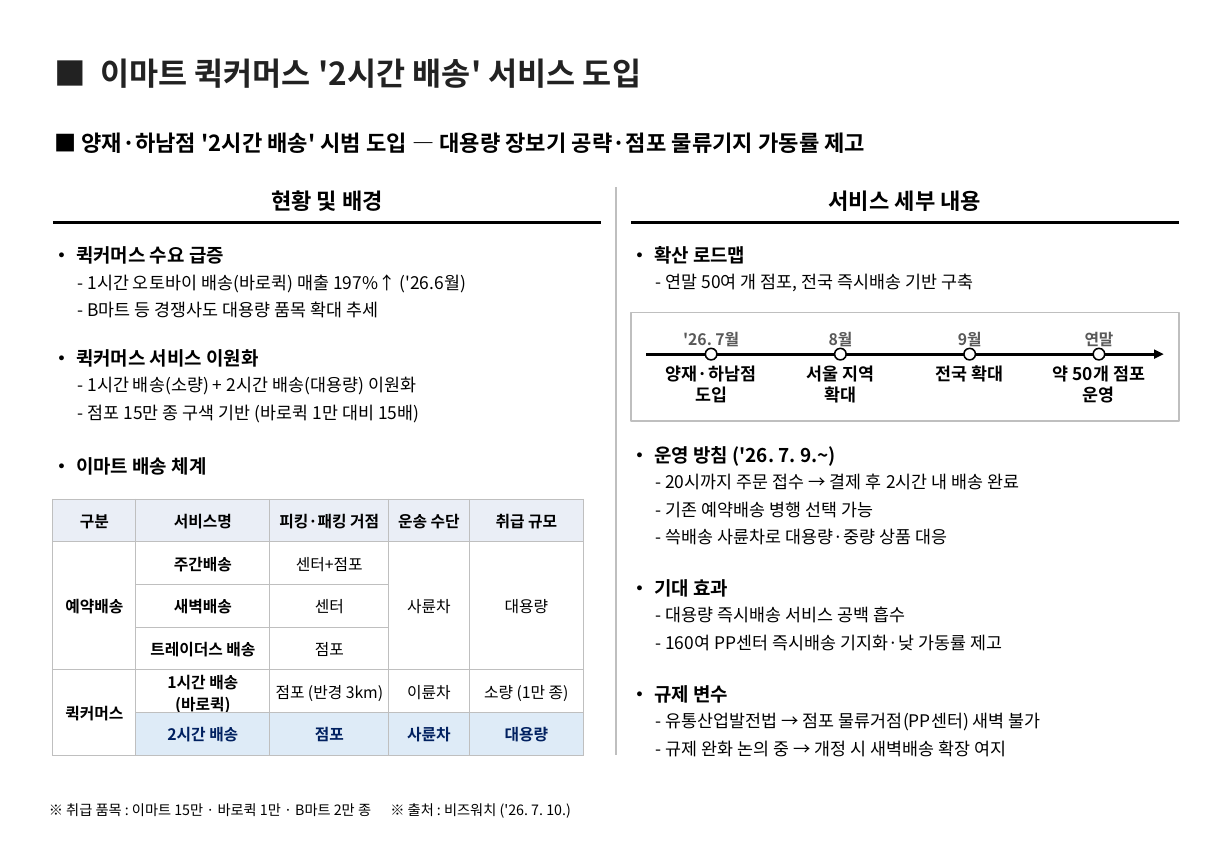
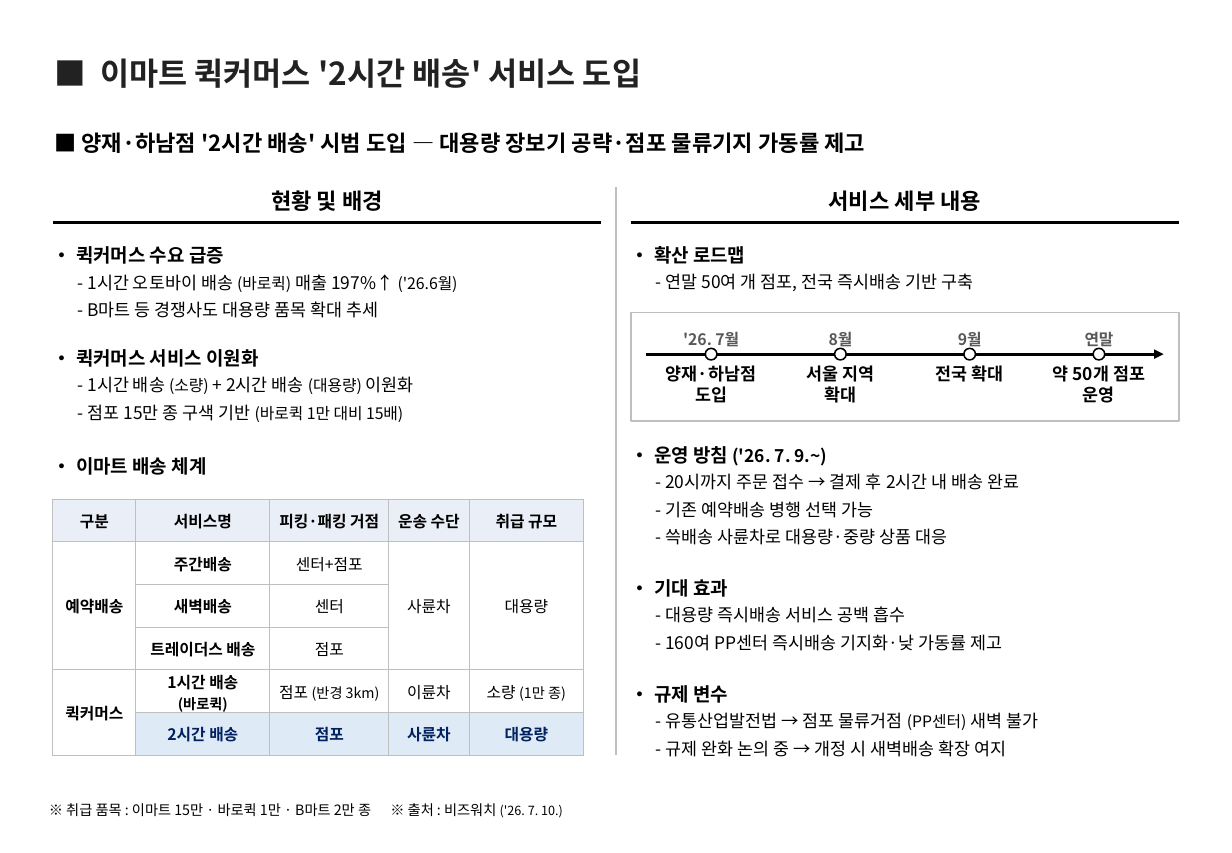
Before and after one commit to avoseed/web1, a slide deck: slide 1 of reports/ssg-quickcommerce-onepager.pptx. Drawn at 1232x853 pixels with LibreOffice and Linux fonts; fonts in the diff are those of the drawing. Boxes give left, top, right and bottom in pixels: in the first picture for what was removed or moved away, otherwise in the second. Text is boxed around its words. In the diff, an @@ line names an element or a change of style, - is before the commit and + after.

```diff
--- a/reports/ssg-quickcommerce-onepager.pptx
+++ b/reports/ssg-quickcommerce-onepager.pptx
@@ text at box(87, 274, 458, 292): spaces changed @@
-- 1시간 오토바이 배송(바로퀵) 매출 197%↑ ('26.6월)
+- 1시간 오토바이 배송 (바로퀵) 매출 197%↑ ('26.6월)
@@ text at box(87, 376, 414, 394): spaces changed @@
-- 1시간 배송(소량) + 2시간 배송(대용량) 이원화
+- 1시간 배송 (소량) + 2시간 배송 (대용량) 이원화
@@ text "- 점포 15만 종 구색 ..." at box(87, 404, 403, 422): size 11 to 10 pt in "(바로퀵 1만 대비 15배)" @@
@@ text "• 운영 방침 ('26. 7. ..." at box(654, 446, 828, 466): size 12 to 11 pt in "('26. 7. 9.~)" @@
@@ table at box(52, 499, 582, 755) @@
@@ size 10 to 9 pt in "(바로퀵)", "(반경 3km)", "(1만 종)" @@
@@ text at box(665, 712, 1038, 730): spaces changed @@
-- 유통산업발전법 → 점포 물류거점(PP센터) 새벽 불가
+- 유통산업발전법 → 점포 물류거점 (PP센터) 새벽 불가
@@ text "※ 취급 품목 : 이마트 ..." at box(66, 803, 563, 818): size 9 to 8 pt in "('26. 7. 10.)" @@
```
Also in this commit, not shown: 3 other files.
